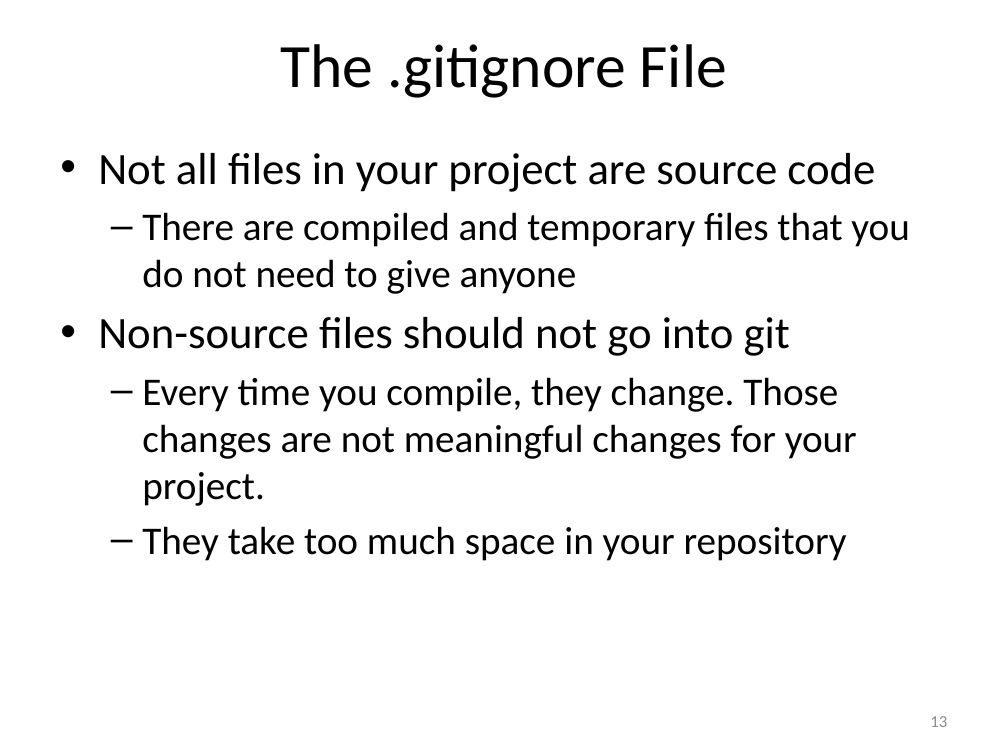
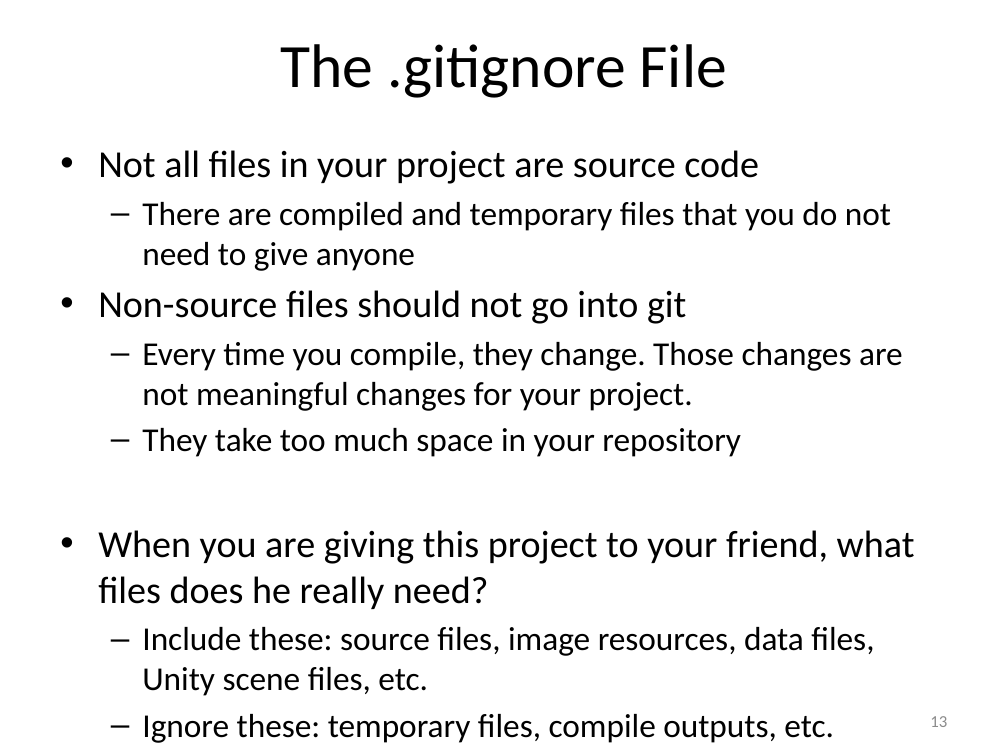
Before and after one commit to gazialankus/git-workshop-iue, a slide deck: slide 13 of Git Workshop.pptx. Drawn at 1008x756 pixels with LibreOffice and Linux fonts; fonts in the diff are those of the drawing. Boxes give left, top, right and bottom in pixels: in the first picture for what was removed or moved away, otherwise in the second. Text is boxed around its words. In the diff, an @@ line names an element or a change of style, - is before the commit and + after.

```diff
--- a/Git Workshop.pptx
+++ b/Git Workshop.pptx
@@ text at (98, 150, 903, 457): size 32 to 27.2 pt in "Not all files in your project are ...", "Non-source files should not go into git"; size 28 to 23.8 pt in "There are compiled and temporary files that ...", "Every time you compile, they change. Those ...", "They take too much space in your ..." @@
@@ text at (98, 530, 915, 696): paragraphs added @@
+• When you are giving this project to your friend, what files does he really need?
+  – Include these: source files, image resources, data files, Unity scene files, etc.
+  – Ignore these: temporary files, compile outputs, etc.
```
Also in this commit, not shown: 6 other slides changed, 1 slide added.
